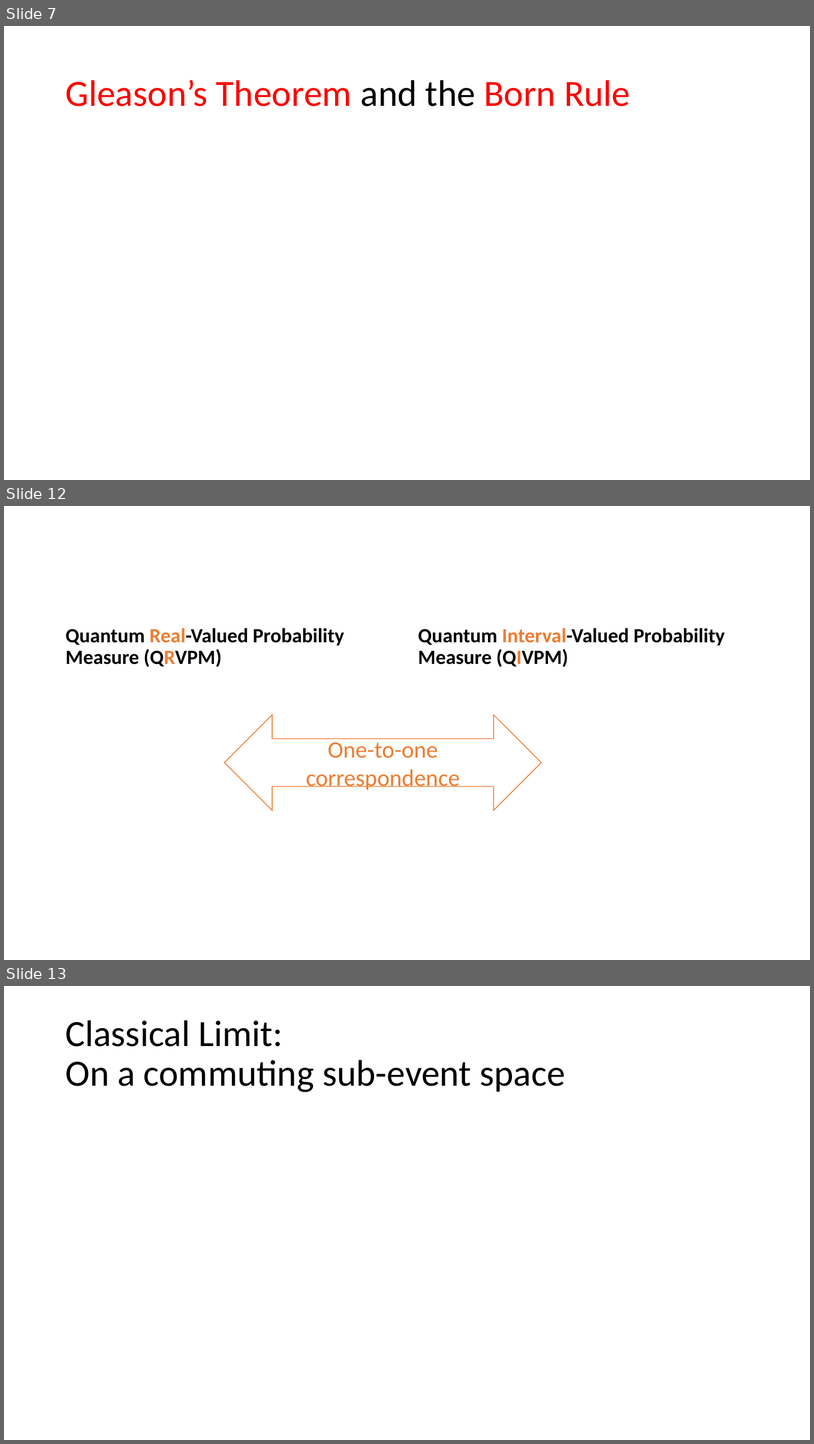
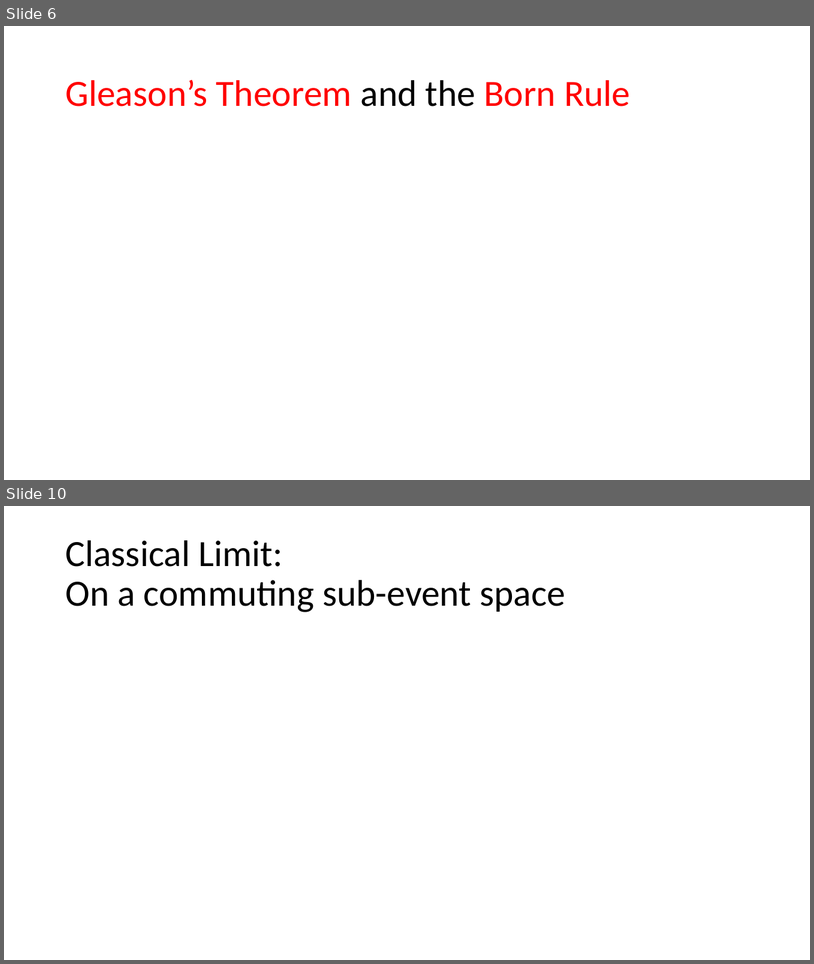
Before and after one commit to yuttai/Contextuality-and-Nonlocality-in-Discrete-Quantum-Theory, a slide deck: prop_short.pptm. Shown one above the other, each under a label of ours: slides 7, 12 and 13 before the commit, slides 6 and 10 after it; the slides between them are not shown. The pictures are 814x1444 and 814x964 pixels, drawn with LibreOffice and Linux fonts; fonts in the diff are those of the drawing; grey boxes stand for pictures. Boxes give left, top, right and bottom in pixels: in the first picture for what was removed or moved away, otherwise in the second. Text is boxed around its words. In the diff, an @@ line names an element or a change of style, - is before the commit and + after.

```diff
--- a/prop_short.pptm
+++ b/prop_short.pptm
@@ slide 12 removed at [4,506,810,960], background #FFFFFF @@
@@ text removed at [66,628,344,667] @@
-Quantum Real-Valued Probability Measure (QRVPM)
@@ text removed at [418,628,725,667] @@
-Quantum Interval-Valued Probability Measure (QIVPM)
@@ left right arrow removed at [225,715,542,810] @@
-One-to-one correspondence
@@ what was slide 7 is now slide 6 @@
@@ what was slide 13 is now slide 10 @@
```
Also in this commit, not shown: 14 slides changed, 1 slide added, 8 other slides removed.
